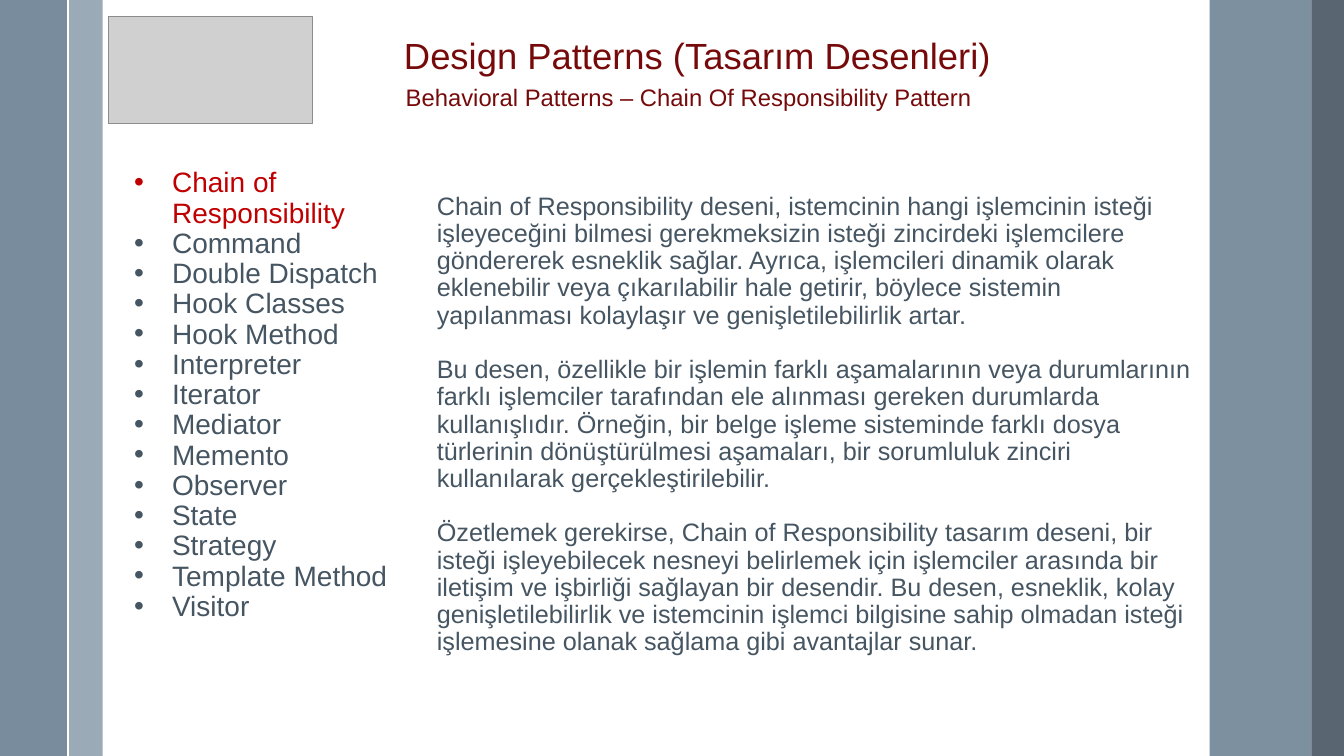
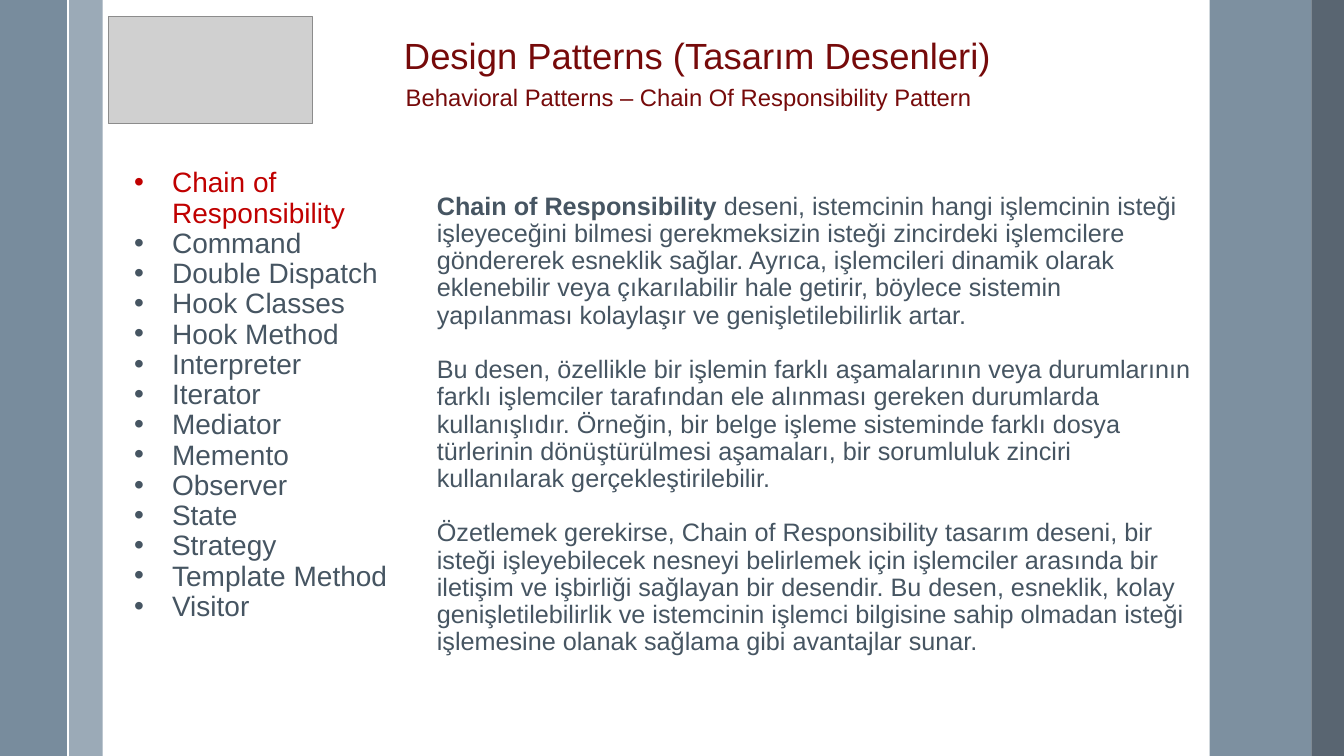
Before and after one commit to mremregok/DesignPattern, a slide deck: slide 100 of Design Pattern.pptx (slide 89 before the commit). Drawn at 1344x756 pixels with LibreOffice and Linux fonts; fonts in the diff are those of the drawing; grey boxes stand for pictures. Boxes give left, top, right and bottom in pixels: in the first picture for what was removed or moved away, otherwise in the second. Text is boxed around its words. In the diff, an @@ line names an element or a change of style, - is before the commit and + after.

```diff
--- a/Design Pattern.pptx
+++ b/Design Pattern.pptx
@@ text at bbox=[437, 196, 1176, 329]: bold on in "Chain of Responsibility" @@
```
Also in this commit, not shown: 4 other slides changed, 11 slides added, 59 other files.
